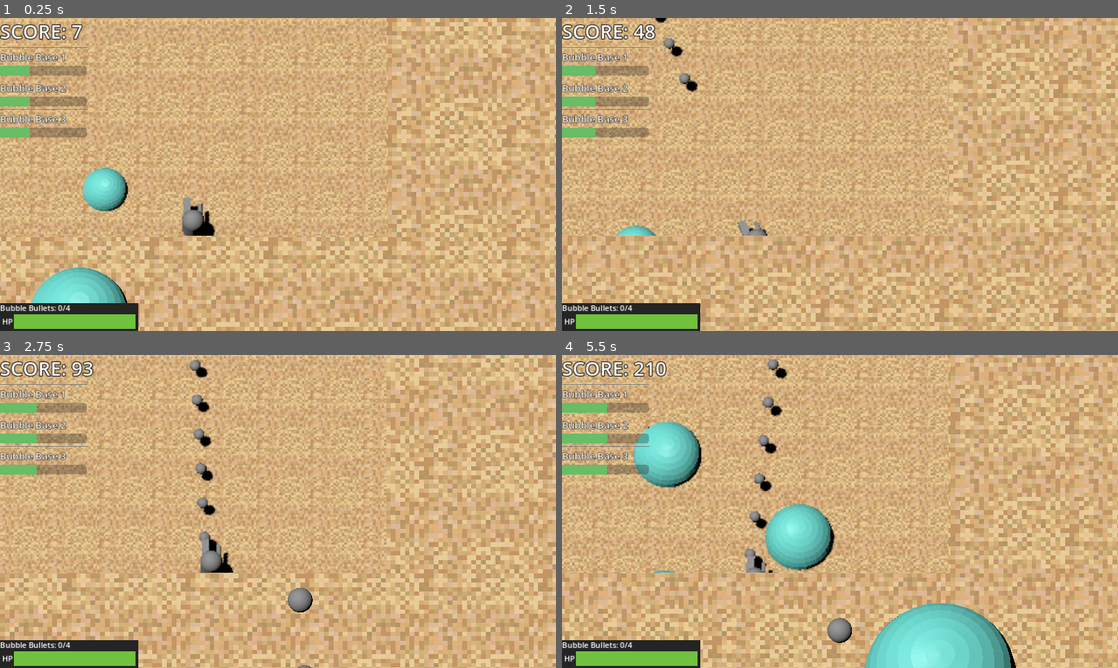
Above: before the commit, frames 1-4 (two rows, left to right).
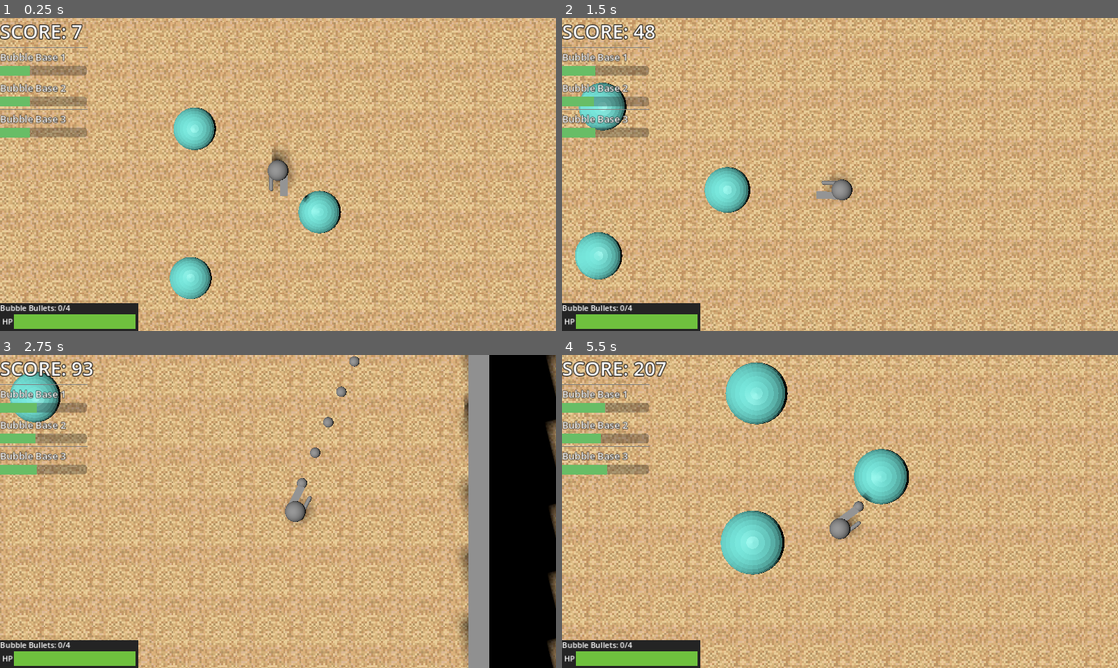
Above: after the commit, the same moments.

Repository: BlackBarman/GGJ_2025
Game: Godot game, scene res://Levels/level.tscn
The game is run twice, just before and just after one commit, with the same random seed, the same clock (stepped at 60 frames per second) and the same inputs.
Inputs (mouse positions are in pixels of both pictures, inside the frame that each line leads up to):
- Up to frame 1 (0.25 s): no input
- Up to frame 2 (1.5 s): tap Enter (ui_accept) at 0.5, 0.77 s; move the mouse to (962, 158) at 0.52 s; press the mouse at (962, 158) at 0.53 s; hold Right (ui_right) 0.53-1.28 s; move the mouse to (728, 190) at 1.27 s; release the mouse at (728, 190) at 1.28 s; hold Down (ui_down) from 1.28 s (still down); click (728, 190) at 1.35 s
- Up to frame 3 (2.75 s): tap Enter (ui_accept) at 1.52 s; move the mouse to (333, 442) at 2.02 s; release Down (ui_down) at 2.03 s; press the mouse at (333, 442) at 2.03 s; hold Right (ui_right) from 2.03 s (still down)
- Up to frame 4 (5.5 s): move the mouse to (812, 574) at 2.77 s; release Right (ui_right) at 2.78 s; release the mouse at (812, 574) at 2.78 s; hold Up (ui_up) 2.78-3.53 s; click (812, 574) at 2.85 s; tap Enter (ui_accept) at 3.02, 3.77, 4.52 s; move the mouse to (1006, 558) at 3.52 s; press the mouse at (1006, 558) at 3.53 s; hold Left (ui_left) 3.53-5.03 s; move the mouse to (673, 464) at 4.27 s; release the mouse at (673, 464) at 4.28 s; click (673, 464) at 4.35 s; move the mouse to (867, 511) at 5.02 s; press the mouse at (867, 511) at 5.03 s; hold Down (ui_down) from 5.03 s (still down)

The runs differ from the first frame. In frame 1, 50% of the frame differs, in the area x 0-100%, y 0-100%; in frame 2, 49%; in frame 3, 56%; in frame 4, 55%.

Commit message:
fix resolution issue

Diff:
--- a/ggj_2025/Levels/level.tscn
+++ b/ggj_2025/Levels/level.tscn
@@ -59,9 +59,9 @@
 cast_camera = NodePath("../castCamera")
 
 [node name="castCamera" type="Camera3D" parent="."]
-transform = Transform3D(-4.37114e-08, 0.939693, -0.34202, 0, 0.34202, 0.939693, 1, 4.10753e-08, -1.49502e-08, -3, 14, 0)
+transform = Transform3D(-4.37114e-08, 1, 4.37114e-08, 0, -4.37114e-08, 1, 1, 4.37114e-08, 1.91069e-15, 0, 21.9307, 0)
 projection = 1
-size = 6.303
+size = 15.028
 
 [node name="SubViewport" type="SubViewport" parent="."]
 handle_input_locally = false
@@ -70,6 +70,7 @@
 
 [node name="Camera3D" type="Camera3D" parent="SubViewport" node_paths=PackedStringArray("character", "main_level")]
 transform = Transform3D(-4.37114e-08, 0.939693, -0.34202, 0, 0.34202, 0.939693, 1, 4.10753e-08, -1.49502e-08, -3, 14, 0)
+visible = false
 projection = 1
 current = true
 size = 10.0
@@ -142,6 +143,7 @@
 size = Vector3(1, 12.689, 70.5931)
 
 [node name="Display" type="Control" parent="." node_paths=PackedStringArray("viewport")]
+visible = false
 clip_contents = true
 layout_mode = 3
 anchors_preset = 15
